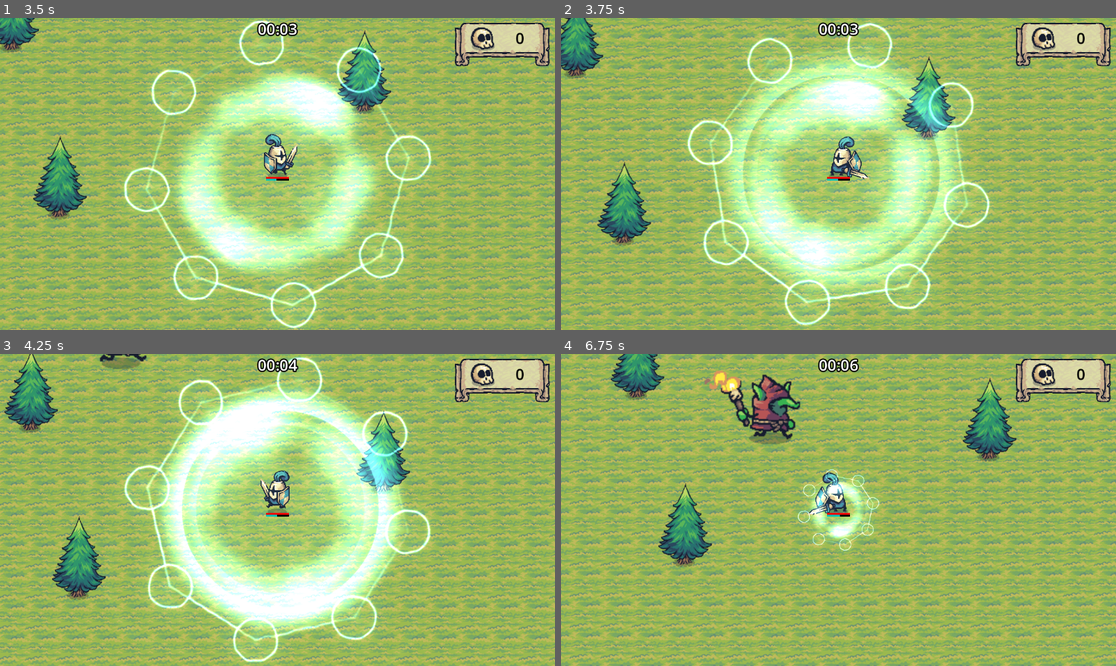
Above: before the commit, frames 1-4 (two rows, left to right).
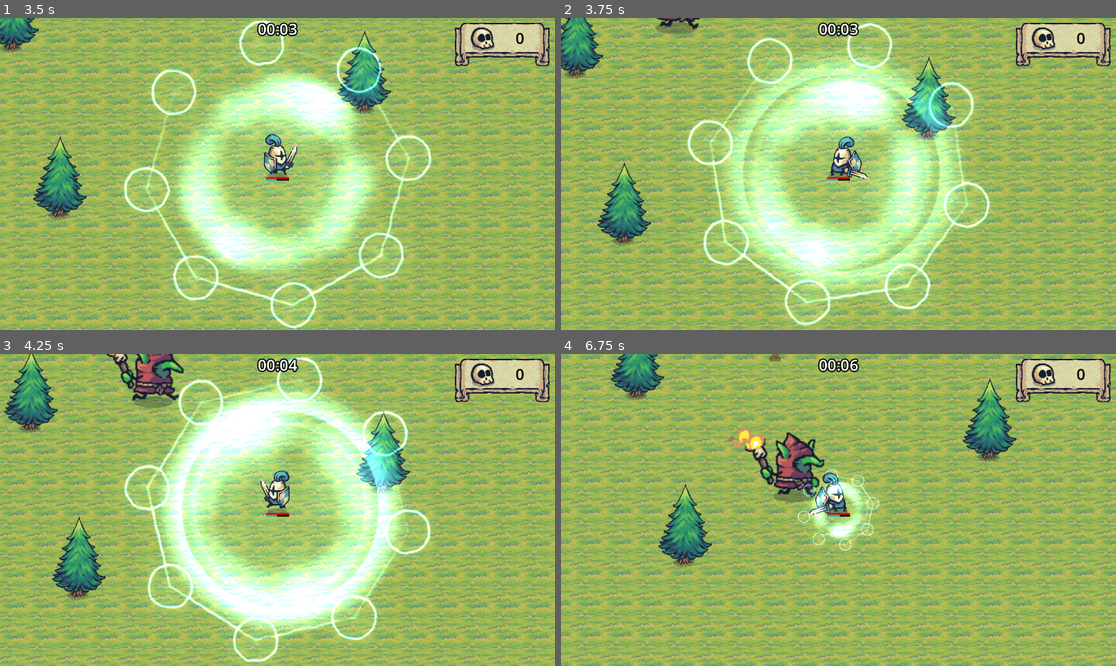
Above: after the commit, the same moments.

Repository: GracilianoOG/godot-dio-tiny-swords
Game: Godot game, scene res://main.tscn
The game is run twice, just before and just after one commit, with the same random seed, the same clock (stepped at 60 frames per second) and the same inputs.
Inputs (mouse positions are in pixels of both pictures, inside the frame that each line leads up to):
- Up to frame 1 (3.5 s): move the mouse to (399, 158) at 0.52 s; hold D (move_right) 0.53-1.28 s; click (399, 158) at 0.6 s; move the mouse to (166, 189) at 1.27 s; hold S (move_down) 1.28-2.03 s; tap F (special) at 1.35, 2.85 s; move the mouse to (333, 105) at 2.02 s; hold D (move_right) 2.03-2.78 s; click (333, 105) at 2.1 s; move the mouse to (249, 236) at 2.77 s; hold W (move_up) from 2.78 s (still down)
- Up to frame 2 (3.75 s): move the mouse to (1005, 220) at 3.52 s; release W (move_up) at 3.53 s; hold A (move_left) from 3.53 s (still down); click (1005, 220) at 3.6 s
- Up to frame 3 (4.25 s): keep holding A (move_left)
- Up to frame 4 (6.75 s): move the mouse to (672, 463) at 4.27 s; tap F (special) at 4.35, 5.85 s; move the mouse to (866, 510) at 5.02 s; release A (move_left) at 5.03 s; hold S (move_down) 5.03-5.78 s; click (866, 510) at 5.1 s; move the mouse to (755, 432) at 5.77 s; hold D (move_right) 5.78-6.53 s; move the mouse to (960, 494) at 6.52 s; hold W (move_up) from 6.53 s (still down); click (960, 494) at 6.6 s

Frame 1 is identical in both runs. In frame 2, 0.3% of the frame differs, in the area x 16-26%, y 0-6%; in frame 3, 1.6%; in frame 4, 3.9%, in the area x 25-48%, y 0-48%.

Commit message:
Change goblin speed and collision shape
- Increased speed to 1.25
- Changed collision shape to circle

Diff:
--- a/enemies/goblin.tscn
+++ b/enemies/goblin.tscn
@@ -57,8 +57,8 @@
 "speed": 10.0
 }]
 
-[sub_resource type="CapsuleShape2D" id="CapsuleShape2D_m5ncg"]
-height = 42.0
+[sub_resource type="CircleShape2D" id="CircleShape2D_kfwll"]
+radius = 16.0078
 
 [node name="Goblin" type="CharacterBody2D" groups=["enemies"]]
 scale = Vector2(2, 2)
@@ -76,12 +76,13 @@
 frame_progress = 0.492013
 
 [node name="CollisionShape2D" type="CollisionShape2D" parent="."]
-position = Vector2(0, -10)
+position = Vector2(0, -16.5)
 rotation = -1.57079
-shape = SubResource("CapsuleShape2D_m5ncg")
+shape = SubResource("CircleShape2D_kfwll")
 
 [node name="FollowPlayer" type="Node" parent="."]
 script = ExtResource("4_gh12l")
+speed = 1.25
 
 [node name="DamageDigitMarker" type="Marker2D" parent="."]
 position = Vector2(0, -67)
